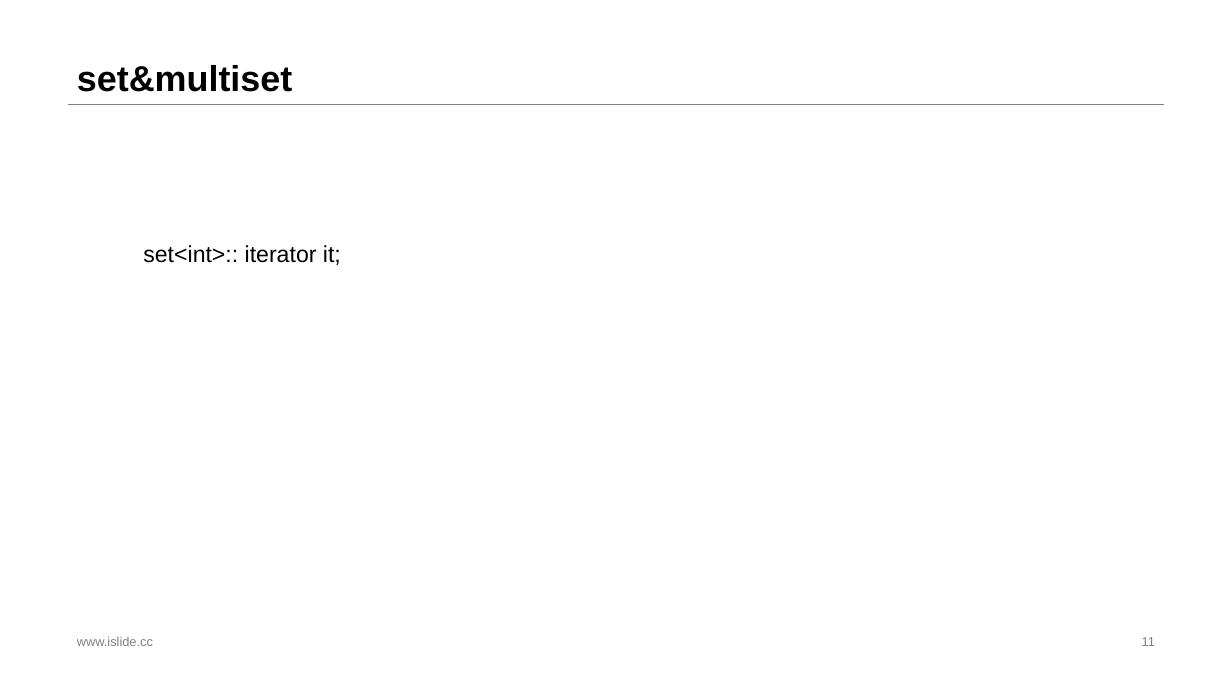
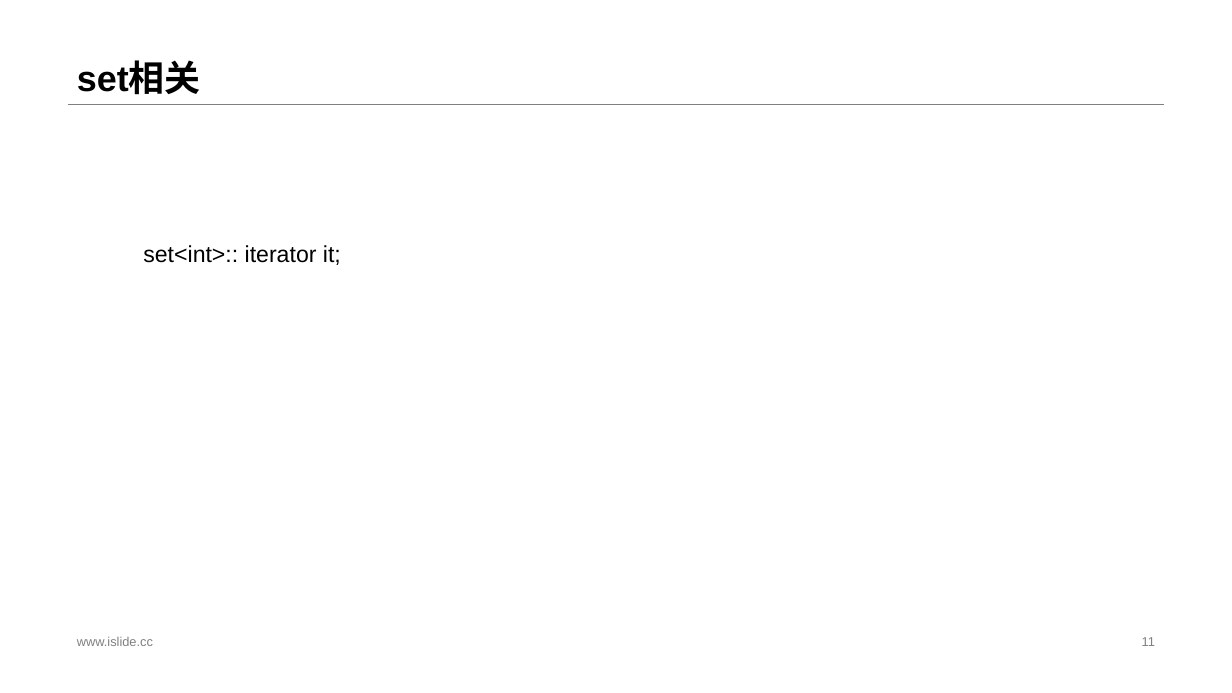
Before and after one commit to Cwolf9/Cwolf9_code_lib-ACM, a slide deck: slide 11 of stl讲解_dp入门.pptx. Drawn at 1232x693 pixels with LibreOffice and Linux fonts; fonts in the diff are those of the drawing. Boxes give left, top, right and bottom in pixels: in the first picture for what was removed or moved away, otherwise in the second. Text is boxed around its words. In the diff, an @@ line names an element or a change of style, - is before the commit and + after.

```diff
--- a/stl讲解_dp入门.pptx
+++ b/stl讲解_dp入门.pptx
@@ title at <box>77,63,201,95</box>: text changed @@
-set&multiset
+set相关
```
Also in this commit, not shown: 2 other slides changed, 19 other files.
